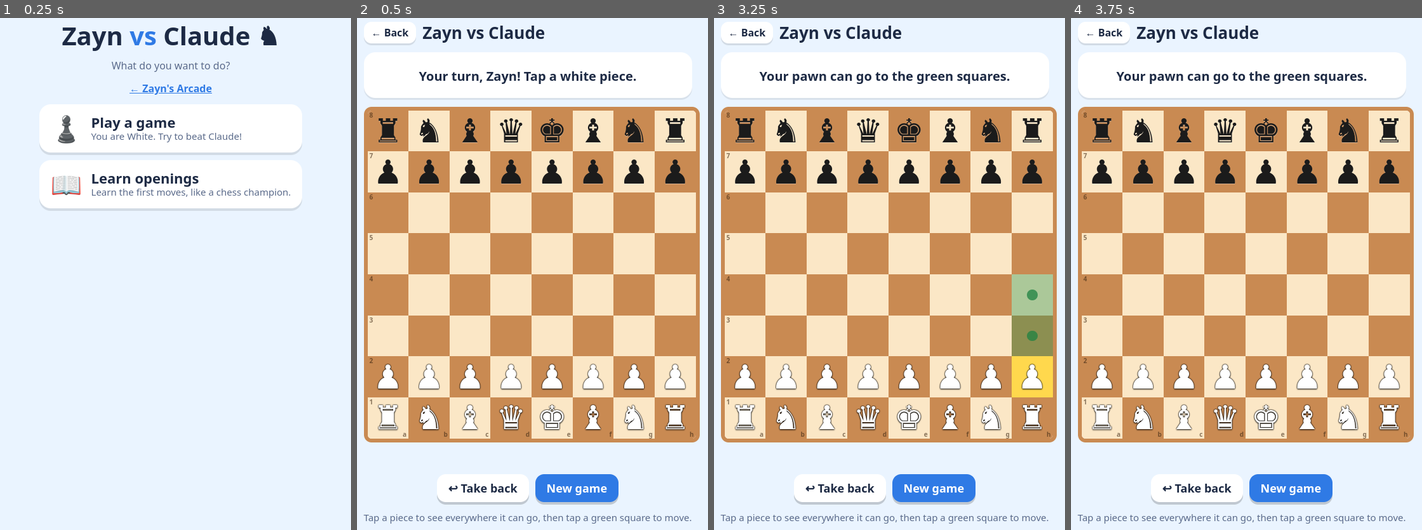
Above: before the commit, frames 1-4 (left to right).
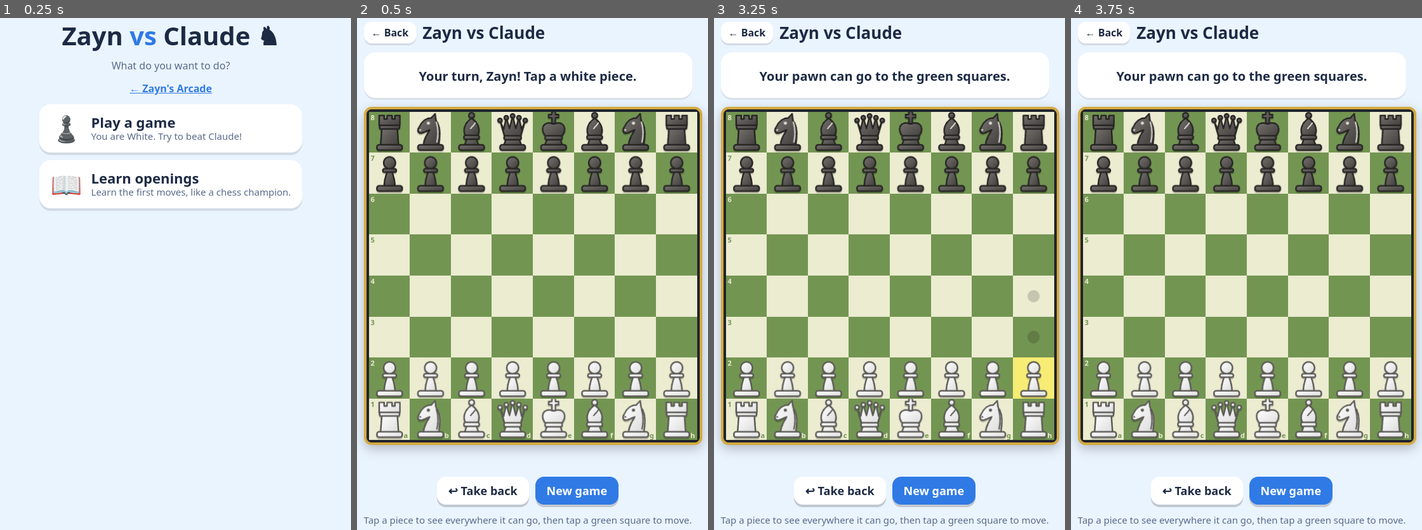
Above: after the commit, the same moments.

Repository: Fadil-88/zayn-games
Game: browser game, page chess/index.html
The game is run twice, just before and just after one commit, with the same random seed, the same clock (stepped at 60 frames per second) and the same inputs.
Inputs:
- Up to frame 1 (0.25 s): no input
- Up to frame 2 (0.5 s): click "♟️ Play a game You are White.…" at 0.27 s
- Up to frame 3 (3.25 s): click "New game" at 0.52 s; click "f3" at 1.27 s; click "d5" at 1.87 s; click "↩ Take back" at 2.02 s; click "♜︎" (after the commit: "h8 black rook") at 2.47 s; click "♟︎" (after the commit: "h2 white pawn") at 3.07 s
- Up to frame 4 (3.75 s): click "♚︎" (after the commit: "e8 black king") at 3.67 s

Frame 1 is identical in both runs. In frame 2, 44% of the frame differs, in the area x 1-99%, y 17-100%; in frame 3, 45%; in frame 4, 44%.

Commit message:
Chess: green board and new pieces, sliding moves, no flicker, Stop Scholar's Mate lessons
- Green/cream board in a gold frame with original cartoon-style SVG pieces
- Squares are built once and only their highlights change, so tapping no longer flickers
- Pieces slide to their new square (castling rooks too); captures fade out
- New opening: Stop Scholar's Mate, 3 lines played as Black on a turned-round board

Co-Authored-By: Claude Opus 5.5 <noreply@anthropic.com>
Claude-Session: https://claude.ai/code/session_01UcupZZHxKuq5yscdccFX5C

Diff:
--- a/chess/index.html
+++ b/chess/index.html
@@ -1820,23 +1820,29 @@
 #moveList{font-family:var(--display);font-size:16px;color:var(--muted);text-align:center;min-height:1.4em;line-height:1.4;overflow-wrap:anywhere}
 #moveList b{color:var(--fg)}
 .boardWrap{position:relative}
-.board{position:relative;display:grid;grid-template-columns:repeat(8,minmax(0,1fr));grid-template-rows:repeat(8,minmax(0,1fr));width:100%;aspect-ratio:1;max-width:100%;
-  border:6px solid var(--dark);border-radius:12px;overflow:hidden;user-select:none;touch-action:manipulation}
+/* Board: green and cream squares in a gold frame. Squares are built once; pieces live in their own layer and slide. */
+.board{--pad:4px;position:relative;display:grid;grid-template-columns:repeat(8,minmax(0,1fr));grid-template-rows:repeat(8,minmax(0,1fr));width:100%;aspect-ratio:1;max-width:100%;
+  border:4px solid #d4aa3f;padding:var(--pad);background:#20242c;border-radius:12px;box-shadow:0 6px 18px rgba(0,0,0,.25);user-select:none;touch-action:manipulation}
+.pieces,.arrows{position:absolute;inset:var(--pad);pointer-events:none}
+.arrows{z-index:3}
 #arrow{position:absolute;inset:0;width:100%;height:100%;pointer-events:none}
-.sq{position:relative;border:0;padding:0;margin:0;display:flex;align-items:center;justify-content:center;cursor:pointer;
-  font-size:clamp(28px,9.5vw,52px);line-height:1;font-family:"Segoe UI Symbol","Noto Sans Symbols 2","DejaVu Sans",serif}
-.sq.l{background:var(--light)} .sq.d{background:var(--dark)}
-.sq.last{box-shadow:inset 0 0 0 100px var(--last)}
-.sq.hint{box-shadow:inset 0 0 0 100px var(--shadow)}
-.sq.sel{box-shadow:inset 0 0 0 100px var(--sel)}
-.sq.check{box-shadow:inset 0 0 0 100px var(--check)}
+.sq{position:relative;border:0;padding:0;margin:0;display:flex;align-items:center;justify-content:center;cursor:pointer;border-radius:0}
+.sq.l{background:#ebecd0} .sq.d{background:#739552}
+.sq.l.last{background:#f5f682} .sq.d.last{background:#b9ca43}
+.sq.l.sel{background:#f7ec74} .sq.d.sel{background:#c2b934}
+.sq.check{background-image:radial-gradient(circle,#ff2d2d 0%,rgba(230,25,25,.85) 30%,rgba(200,0,0,0) 72%)}
 .sq:focus-visible{outline:3px solid var(--accent);outline-offset:-3px}
-.sq .w{color:#fff;text-shadow:0 0 2px #000,0 0 2px #000,0 2px 2px rgba(0,0,0,.4);position:relative;z-index:1}
-.sq .b{color:#1b1b1b;text-shadow:0 1px 0 rgba(255,255,255,.35);position:relative;z-index:1}
-.sq.hint::after{content:"";position:absolute;width:26%;height:26%;border-radius:50%;background:var(--dot)}
-.sq.hint.cap::after{width:86%;height:86%;background:transparent;border:5px solid var(--dot)}
-.coord{position:absolute;font-family:var(--body);font-size:10px;font-weight:700;opacity:.6;color:#3a2410;z-index:1}
-.coord.f{right:3px;bottom:2px}.coord.r{left:3px;top:2px}
+.sq.hint::after{content:"";position:absolute;width:30%;height:30%;border-radius:50%;background:rgba(0,0,0,.16);z-index:2}
+.sq.hint.cap::after{width:88%;height:88%;background:transparent;border:6px solid rgba(0,0,0,.16);box-sizing:border-box}
+.coord{position:absolute;font-family:var(--body);font-size:11px;font-weight:800;line-height:1}
+.sq.l .coord{color:#739552} .sq.d .coord{color:#ebecd0}
+.coord.f{right:3px;bottom:2px}.coord.r{left:3px;top:3px}
+.pc{position:absolute;left:0;top:0;width:12.5%;height:12.5%;transition:transform .24s cubic-bezier(.25,.75,.35,1);will-change:transform;z-index:1}
+.pc.noanim{transition:none}
+.pc.moving{z-index:2}
+.pc.gone{opacity:0;transition:opacity .18s .1s}
+.pc svg{display:block;width:100%;height:100%;filter:drop-shadow(0 2px 0 rgba(0,0,0,.22))}
+@media (prefers-reduced-motion:reduce){.pc{transition:none}}
 .btns{display:flex;gap:10px;flex-wrap:wrap;justify-content:center}
 button.big{font-family:var(--display);font-weight:700;font-size:18px;border:0;border-radius:14px;padding:10px 18px;cursor:pointer;
   background:var(--accent);color:var(--accent-fg);box-shadow:0 4px 0 rgba(0,0,0,.18)}
@@ -1847,13 +1853,15 @@
 button.big:focus-visible{outline:3px solid var(--fg);outline-offset:2px}
 .tip{color:var(--muted);text-align:center;font-size:15px;margin:0}
 .modeTag{font-family:var(--display);font-weight:700;font-size:14px;border-radius:999px;padding:2px 10px;background:var(--line);color:var(--fg);white-space:nowrap}
-@media (prefers-reduced-motion:no-preference){.sq{transition:background .15s}}
 html{-webkit-text-size-adjust:100%;touch-action:manipulation}
 button{-webkit-tap-highlight-color:transparent;touch-action:manipulation}
 .sq{-webkit-user-select:none;user-select:none;-webkit-touch-callout:none}
-.sq span{font-variant-emoji:text}
 </style>
 
+<svg width="0" height="0" style="position:absolute" aria-hidden="true"><defs>
+  <linearGradient id="zcW" x1="0" y1="0" x2="1" y2="1"><stop offset="0" stop-color="#ffffff"/><stop offset="1" stop-color="#dcdcdc"/></linearGradient>
+  <linearGradient id="zcB" x1="0" y1="0" x2="1" y2="1"><stop offset="0" stop-color="#77736f"/><stop offset="1" stop-color="#3f3d3b"/></linearGradient>
+</defs></svg>
 <div class="wrap">
   <!-- Home -->
   <section id="home" class="wrap" style="padding:0">
@@ -1983,11 +1991,67 @@
       ["Bh6#","CHECKMATE! The king has nowhere to go."]],
      ending:"The bishop checks the king. Your knight and other bishop guard every escape square!"},
    ]},
+  {id:"scholar", side:"b", name:"Stop Scholar's Mate", ico:"🛡️", blurb:"You play Black! Learn to stop the sneaky 4-move checkmate where White's queen and bishop attack f7.",
+   lines:[
+    {id:"sm-h5", name:"Line 1: Queen on h5", intro:"White's queen jumps to h5 and the bishop aims at f7. Block the attack!",
+     moves:[
+      ["e4","White grabs the middle."],
+      ["e5","You grab the middle too."],
+      ["Bc4","White's bishop aims at f7. That pawn is only guarded by your king."],
+      ["Nc6","Your knight comes out and guards your e5 pawn."],
+      ["Qh5","Danger! The queen attacks f7 too. White threatens Qxf7, checkmate!"],
+      ["g6","Block! Your pawn stops the queen's path to f7, and it attacks the queen."],
+      ["Qf3","The queen runs to f3 and attacks f7 AGAIN, down the f-file."],
+      ["Nf6","Block again! Your knight stands in the queen's way. f7 is safe."],
+      ["Ne2","White brings out a knight."],
+      ["Bg7","Your bishop comes out on the long diagonal. g6 made room for it."],
+      ["Nbc3","White brings out the other knight."],
+      ["O-O","Castle! Your king is safe in the corner. (Tap your king, then the square two to the right.)"]],
+     ending:"You stopped Scholar's Mate! Remember: when the queen and bishop both aim at f7, block the path or attack the queen."},
+    {id:"sm-f3", name:"Line 2: Queen on f3", intro:"This time the queen goes to f3. Block it, then guard f7 again.",
+     moves:[
+      ["e4","White grabs the middle."],
+      ["e5","You grab the middle too."],
+      ["Bc4","The bishop aims at f7."],
+      ["Nc6","Your knight comes out and guards e5."],
+      ["Qf3","The queen attacks f7 down the f-file. White threatens Qxf7, checkmate!"],
+      ["Nf6","Your knight blocks the f-file. The queen can't reach f7."],
+      ["Qb3","Sneaky! The queen hides behind the bishop. Now BOTH aim at f7 from the other side."],
+      ["Qe7","Your queen guards f7. Now f7 has two guards: your king and your queen."],
+      ["Nc3","White brings out a knight."],
+      ["Nd4","Your knight jumps forward and attacks White's queen!"]],
+     ending:"Your knight chases the queen away. A queen that comes out early can be chased by your pieces!"},
+    {id:"sm-trap", name:"Line 3: Catch the Queen 👑", intro:"Your knight on f6 guards h5. If the queen goes there, take it!",
+     moves:[
+      ["e4","White grabs the middle."],
+      ["e5","You grab the middle too."],
+      ["Bc4","The bishop aims at f7."],
+      ["Nf6","Your knight comes out. It guards h5, so the queen can't go there safely."],
+      ["Qh5","Oops! White's queen goes to h5 anyway."],
+      ["Nxh5","Your knight takes the queen! That's the most powerful piece."],
+      ["Bxf7+","White's bishop takes f7 and checks your king."],
+      ["Kxf7","Your king takes the bishop. You are way ahead now!"]],
+     ending:"Before you play a move, check which squares your pieces guard. Your knight caught a queen!"},
+   ]},
 ];
 
 // ===================== Helpers =====================
-const VS="\uFE0E"; // text style, so iPhones don't turn the pawn into an emoji
-const GLYPH={k:"♚"+VS,q:"♛"+VS,r:"♜"+VS,b:"♝"+VS,n:"♞"+VS,p:"♟"+VS};
+// Our own cartoon piece set, drawn in a 100x100 box. Parts are drawn back to front.
+const BASE='<rect x="22" y="78" width="56" height="12" rx="5"/>';
+const SKIRT='<path d="M36,64 H64 L70,80 H30 Z"/>';
+const PIECE_PARTS={
+  p:'<path d="M38,80 C38,66 42,54 45,46 H55 C58,54 62,66 62,80 Z"/>'+BASE+'<rect x="35" y="40" width="30" height="8" rx="4"/><circle cx="50" cy="27" r="13"/>',
+  r:'<path d="M33,40 H67 L70,80 H30 Z"/>'+BASE+'<rect x="28" y="34" width="44" height="9" rx="3"/><path d="M27,13 h11 v8 h6.5 v-8 h11 v8 h6.5 v-8 h11 v22 h-46 Z"/>',
+  b:'<path d="M40,64 H60 L66,80 H34 Z"/>'+BASE+'<path d="M50,19 C33,31 30,47 37,59 H63 C70,47 67,31 50,19 Z"/><rect x="33" y="57" width="34" height="9" rx="4"/><circle cx="50" cy="13" r="6"/><path class="dt" d="M58,30 L48,42"/>',
+  n:'<path d="M68,80 C70,62 74,40 62,24 L60,9 L51,19 C39,18 29,28 23,42 C20,48 24,54 31,52 C37,50 43,47 48,45 C42,55 35,65 34,80 Z"/>'+BASE+'<circle class="df" cx="45" cy="30" r="3.4"/><circle class="df" cx="27" cy="45" r="1.8"/><path class="dt" d="M63,28 C67,42 67,58 64,72"/>',
+  q:SKIRT+BASE+'<path d="M33,62 H67 L78,24 L70,44 L64,18 L57,42 L50,14 L43,42 L36,18 L30,44 L22,24 Z"/><rect x="31" y="58" width="38" height="9" rx="4"/>'+[[22,24],[36,18],[50,14],[64,18],[78,24]].map(([x,y])=>`<circle cx="${x}" cy="${y}" r="4.5"/>`).join(""),
+  k:SKIRT+BASE+'<path d="M50,32 C27,22 17,45 34,61 H66 C83,45 73,22 50,32 Z"/><rect x="31" y="58" width="38" height="9" rx="4"/><path d="M46,4 h8 v7 h7 v7 h-7 v13 h-8 v-13 h-7 v-7 h7 Z"/>',
+};
+function pieceSVG(c,t){
+  const w=c==="w", ink=w?"#5b5956":"#262524", det=w?"#5b5956":"#d9d5d0";
+  const parts=PIECE_PARTS[t].replace(/class="df"/g,`fill="${det}" stroke="none"`).replace(/class="dt"/g,`fill="none" stroke="${det}" stroke-width="3"`);
+  return `<svg viewBox="0 0 100 100" aria-hidden="true"><g transform="translate(50 56) scale(1.1) translate(-50 -56)" fill="url(#zc${w?"W":"B"})" stroke="${ink}" stroke-width="3.4" stroke-linejoin="round" stroke-linecap="round">${parts}</g></svg>`;
+}
 const NAME={k:"king",q:"queen",r:"rook",b:"bishop",n:"knight",p:"pawn"};
 const VAL={p:1,n:3,b:3,r:5,q:9,k:0};
 const $=id=>document.getElementById(id);
@@ -2002,36 +2066,91 @@
 // mode: "free" (normal game) | "learn" | "practice" | "playon" | "done"
 let game=new Chess(), mode="free", selected=null, hints=[], last=null, thinking=false;
 let lastMode="learn"; let opening=null, line=null, idx=0, wrong=0, usedHint=false, showArrow=null;
+let me="w"; // which colour Zayn plays (Black for the Scholar's Mate lessons); the board turns round when he is Black
+const COLOR={w:"White",b:"Black"};
 
 function show(id){ for(const s of ["home","menu","opening","play"]) $(s).hidden=(s!==id); window.scrollTo(0,0); }
 function setWhy(html){ $("why").innerHTML=html; }
 function setPrompt(t){ $("prompt").textContent=t; }
 
 // ===================== Board drawing =====================
-function render(){
+const FILES="abcdefgh";
+let flip=false, builtFlip=null, pieceEls={}, pendingAnim=[];
+const pieceLayer=document.createElement("div"); pieceLayer.className="pieces";
+const arrowLayer=document.createElement("div"); arrowLayer.className="arrows";
+// Squares are made once (and again only when the board turns round), so tapping never rebuilds the board.
+function buildBoard(){
   boardEl.innerHTML="";
-  const files="abcdefgh"; let kingInCheck=null;
-  if(game.in_check()) for(let r=1;r<=8;r++) for(const f of files){const p=game.get(f+r); if(p&&p.type==="k"&&p.color===game.turn()) kingInCheck=f+r;}
-  for(let r=8;r>=1;r--) for(let fi=0;fi<8;fi++){
-    const sq=files[fi]+r, p=game.get(sq);
-    const b=document.createElement("button");
+  const rows=flip?[1,2,3,4,5,6,7,8]:[8,7,6,5,4,3,2,1], cols=flip?[7,6,5,4,3,2,1,0]:[0,1,2,3,4,5,6,7];
+  rows.forEach((r,ri)=>cols.forEach((fi,ci)=>{
+    const sq=FILES[fi]+r, b=document.createElement("button");
     b.className="sq "+((fi+r)%2===1?"l":"d"); b.id="sq-"+sq;
-    if(last&&(sq===last.from||sq===last.to)) b.classList.add("last");
-    const h=hints.find(m=>m.to===sq);
-    if(h){ b.classList.add("hint"); if(h.captured) b.classList.add("cap"); }
-    if(sq===selected) b.classList.add("sel");
-    if(sq===kingInCheck) b.classList.add("check");
-    if(p){const s=document.createElement("span"); s.className=p.color; s.textContent=GLYPH[p.type]; b.appendChild(s);}
-    if(r===1){const c=document.createElement("span"); c.className="coord f"; c.textContent=files[fi]; b.appendChild(c);}
-    if(fi===0){const c=document.createElement("span"); c.className="coord r"; c.textContent=r; b.appendChild(c);}
-    b.setAttribute("aria-label",sq+(p?" "+(p.color==="w"?"white ":"black ")+NAME[p.type]:""));
+    if(ri===7){const c=document.createElement("span"); c.className="coord f"; c.textContent=FILES[fi]; b.appendChild(c);}
+    if(ci===0){const c=document.createElement("span"); c.className="coord r"; c.textContent=r; b.appendChild(c);}
     b.addEventListener("click",()=>tap(sq));
     boardEl.appendChild(b);
-  }
-  drawArrow(); drawMoveList();
+  }));
+  pieceLayer.innerHTML=""; pieceEls={};
+  boardEl.appendChild(pieceLayer); boardEl.appendChild(arrowLayer);
+  builtFlip=flip;
 }
-function sqXY(sq){ return [ "abcdefgh".indexOf(sq[0])+.5, 8-(+sq[1])+.5 ]; }
+function xy(sq){ const fi=FILES.indexOf(sq[0]), r=+sq[1]; return flip?[7-fi,r-1]:[fi,8-r]; }
+function place(el,sq){ const [x,y]=xy(sq); el.style.transform=`translate(${x*100}%,${y*100}%)`; }
+// Make a move on the game and remember how the pieces should slide
+function animOf(mv){
+  const a=[{from:mv.from,to:mv.to}], r=mv.from[1];
+  if(mv.flags.includes("k")) a.push({from:"h"+r,to:"f"+r});
+  if(mv.flags.includes("q")) a.push({from:"a"+r,to:"d"+r});
+  return a;
+}
+function play(m){ const mv=game.move(m); if(mv) pendingAnim.push(...animOf(mv)); return mv; }
+function takeBack(){ const mv=game.undo(); if(mv) pendingAnim.push(...animOf(mv).map(x=>({from:x.to,to:x.from}))); return mv; }
+function removePiece(el){ el.classList.add("gone"); setTimeout(()=>el.remove(),320); }
+function syncPieces(){
+  const old=pieceEls, moved={}, next={};
+  for(const m of pendingAnim){ const el=old[m.from]; if(!el) continue; delete old[m.from]; moved[m.to]=el; }
+  pendingAnim=[];
+  for(let r=1;r<=8;r++) for(const f of FILES){
+    const sq=f+r, p=game.get(sq);
+    let el=moved[sq]||null, sitting=old[sq]||null; delete old[sq];
+    if(el&&sitting){ removePiece(sitting); sitting=null; }       // captured
+    el=el||sitting;
+    if(!p){ if(el) removePiece(el); continue; }
+    const key=p.color+p.type;
+    if(el&&el.dataset.k!==key){
+      if(moved[sq]){ el.dataset.k=key; el.innerHTML=pieceSVG(p.color,p.type); } // promotion
+      else { removePiece(el); el=null; }
+    }
+    if(!el){
+      el=document.createElement("div"); el.className="pc noanim"; el.dataset.k=key; el.innerHTML=pieceSVG(p.color,p.type);
+      pieceLayer.appendChild(el); place(el,sq);
+      requestAnimationFrame(()=>requestAnimationFrame(()=>el.classList.remove("noanim")));
+    } else if(moved[sq]){
+      el.classList.remove("noanim"); el.classList.add("moving"); place(el,sq);
+      setTimeout(()=>el.classList.remove("moving"),280);
+    }
+    next[sq]=el;
+  }
+  for(const sq in old) removePiece(old[sq]);
+  pieceEls=next;
+}
+function render(){
+  if(builtFlip!==flip) buildBoard();
+  let kingInCheck=null;
+  if(game.in_check()) for(let r=1;r<=8;r++) for(const f of FILES){const p=game.get(f+r); if(p&&p.type==="k"&&p.color===game.turn()) kingInCheck=f+r;}
+  for(let r=1;r<=8;r++) for(const f of FILES){
+    const sq=f+r, b=document.getElementById("sq-"+sq), p=game.get(sq), h=hints.find(m=>m.to===sq);
+    b.classList.toggle("last",!!(last&&(sq===last.from||sq===last.to)));
+    b.classList.toggle("hint",!!h); b.classList.toggle("cap",!!(h&&h.captured));
+    b.classList.toggle("sel",sq===selected);
+    b.classList.toggle("check",sq===kingInCheck);
+    b.setAttribute("aria-label",sq+(p?" "+(p.color==="w"?"white ":"black ")+NAME[p.type]:""));
+  }
+  syncPieces(); drawArrow(); drawMoveList();
+}
+function sqXY(sq){ const [x,y]=xy(sq); return [x+.5,y+.5]; }
 function drawArrow(){
+  arrowLayer.innerHTML="";
   if(!showArrow) return;
   const [x1,y1]=sqXY(showArrow.from), [x2,y2]=sqXY(showArrow.to);
   const dx=x2-x1, dy=y2-y1, len=Math.hypot(dx,dy), ux=dx/len, uy=dy/len;
@@ -2039,7 +2158,7 @@
   const svg=`<svg id="arrow" viewBox="0 0 8 8" preserveAspectRatio="none" aria-hidden="true">
     <line x1="${x1+ux*.2}" y1="${y1+uy*.2}" x2="${ex}" y2="${ey}" stroke="rgba(30,160,70,.85)" stroke-width=".22" stroke-linecap="round"/>
     <polygon points="${x2},${y2} ${ex-uy*.32},${ey+ux*.32} ${ex+uy*.32},${ey-ux*.32}" fill="rgba(30,160,70,.95)"/></svg>`;
-  boardEl.insertAdjacentHTML("beforeend",svg);
+  arrowLayer.innerHTML=svg;
 }
 function drawMoveList(){
   const h=game.history(); if(!h.length){ $("moveList").innerHTML=""; return; }
@@ -2054,11 +2173,11 @@
 
 // ===================== Tapping pieces =====================
 function tap(sq){
-  if(thinking||mode==="done"||game.game_over()||game.turn()!=="w") return;
+  if(thinking||mode==="done"||game.game_over()||game.turn()!==me) return;
   const p=game.get(sq);
   const h=hints.find(m=>m.to===sq);
   if(h&&selected){ tryMove(selected,sq); return; }
-  if(p&&p.color==="w"){
+  if(p&&p.color===me){
     selected=sq; hints=game.moves({square:sq,verbose:true});
     if(mode==="free"||mode==="playon")
       setPrompt(hints.length?`Your ${NAME[p.type]} can go to the green squares.`:`That ${NAME[p.type]} can't move right now. Try another!`);
@@ -2066,7 +2185,7 @@
   render();
 }
 function tryMove(from,to){
-  const mv=game.move({from,to,promotion:"q"});
+  const mv=play({from,to,promotion:"q"});
   selected=null; hints=[];
   if(!mv){ render(); return; }
   if(mode==="learn"||mode==="practice") return bookCheck(mv);
@@ -2097,7 +2216,7 @@
     s-=worst*.8; game.undo();
     if(s>bestScore){bestScore=s;best=m;}
   }
-  const mv=game.move(best); last=mv; thinking=false; render();
+  const mv=play(best); last=mv; thinking=false; render();
   if(endCheck()) return;
   let t=`I moved my ${NAME[mv.piece]} to ${mv.to}.`;
   if(mv.captured) t=`I got your ${NAME[mv.captured]}! 😄`;
@@ -2106,7 +2225,7 @@
 }
 function endCheck(){
   if(game.in_checkmate()){
-    setPrompt(game.turn()==="b"?"CHECKMATE! You WIN, Zayn! 🏆🎉":"Checkmate! I win this time. Want to play again? 🙂"); return true; }
+    setPrompt(game.turn()!==me?"CHECKMATE! You WIN, Zayn! 🏆🎉":"Checkmate! I win this time. Want to play again? 🙂"); return true; }
   if(game.in_draw()||game.in_stalemate()){ setPrompt("It's a tie! Good game! 🤝"); return true; }
   return false;
 }
@@ -2117,6 +2236,7 @@
 }
 function startLine(op,ln,m){
   opening=op; line=ln; mode=m; lastMode=m; idx=0; track("chess-"+m+"-"+ln.id); wrong=0; usedHint=false;
+  me=op.side||"w"; flip=me==="b";
   game=new Chess(); startFen=game.fen(); last=null; selected=null; hints=[]; showArrow=null; thinking=false;
   $("playTitle").textContent=ln.name.replace(/^Line \d+: /,"");
   $("modeTag").hidden=false; $("modeTag").textContent=m==="learn"?"Learn":"Practice";
@@ -2130,15 +2250,15 @@
   showArrow=null;
   if(idx>=line.moves.length){ finishLine(); return; }
   const [san]=line.moves[idx];
-  if(game.turn()==="w"){
+  if(game.turn()===me){
     wrong=0;
     if(mode==="learn"){ showArrow=bookMoveSquares(san); setPrompt("Your move! Follow the green arrow."); }
-    else setPrompt(`Your move! What does White play on move ${Math.floor(idx/2)+1}?`);
+    else setPrompt(`Your move! What does ${COLOR[me]} play on move ${Math.floor(idx/2)+1}?`);
     render();
   } else {
     thinking=true; setPrompt("Claude is thinking…"); render();
     setTimeout(()=>{
-      const mv=game.move(san); last=mv; thinking=false;
+      const mv=play(san); last=mv; thinking=false;
       setWhy(`<span class="mv">${moveLabel(mv)}</span> ${line.moves[idx][1]}`);
       idx++; nextStep();
     },1100);
@@ -2151,7 +2271,7 @@
     setWhy(`<span class="ok">✓ Yes!</span> <span class="mv">${moveLabel(mv)}</span> ${why}`);
     nextStep(); return;
   }
-  game.undo(); wrong++;
+  game.undo(); pendingAnim=[]; wrong++;
   if(mode==="learn"){
     setWhy(`<span class="no">Not that one!</span> Follow the green arrow.`);
   } else if(wrong>=2){
@@ -2172,7 +2292,7 @@
     msg="You finished it! Try again with no hints to earn a ⭐";
   } else msg="You finished the line! Now try it in Practice mode for a ⭐";
   const mate=game.in_checkmate();
-  setWhy((mate?`<span class="ok">CHECKMATE! 🎃🏆</span> `:`<span class="ok">Line complete! 🎉</span> `)+line.ending);
+  setWhy((mate?`<span class="ok">CHECKMATE! ${opening.ico}🏆</span> `:`<span class="ok">Line complete! 🎉</span> `)+line.ending);
   setPrompt(msg);
   mode="done"; showArrow=null; render();
   $("endBtns").hidden=false; $("playOn").hidden=mate||game.game_over();
@@ -2182,7 +2302,7 @@
   mode="playon"; $("endBtns").hidden=true; $("playBtns").hidden=false; $("modeTag").textContent="Play on";
   $("playTip").hidden=false; $("playTip").textContent="Now it's a real game! Tap a piece to see everywhere it can go.";
   render();
-  if(game.turn()==="b"){ setPrompt("Claude is thinking…"); thinking=true; setTimeout(claudeMove,700); }
+  if(game.turn()!==me){ setPrompt("Claude is thinking…"); thinking=true; setTimeout(claudeMove,700); }
   else setPrompt("Your turn, Zayn! Keep the attack going!");
 }
 
@@ -2192,7 +2312,7 @@
   for(const op of OPENINGS){
     const got=op.lines.filter(l=>stars[op.id+":"+l.id]).length;
     const b=document.createElement("button"); b.className="choice";
-    b.innerHTML=`<span class="ico">${op.ico}</span><span><b>${op.name}</b><small>${op.lines.length} lines · ${got} of ${op.lines.length} ⭐</small></span>`;
+    b.innerHTML=`<span class="ico">${op.ico}</span><span><b>${op.name}</b><small>${op.side==="b"?"You play Black · ":""}${op.lines.length} lines · ${got} of ${op.lines.length} ⭐</small></span>`;
     b.addEventListener("click",()=>openOpening(op));
     $("openingList").appendChild(b);
   }
@@ -2217,6 +2337,7 @@
 function track(name){ try{ if(window.goatcounter&&window.goatcounter.count) window.goatcounter.count({path:name,title:name,event:true}); }catch(e){} }
 function newFreeGame(){
   track("chess-game-started");
+  me="w"; flip=false;
   game=new Chess(); startFen=game.fen(); mode="free"; selected=null; hints=[]; last=null; thinking=false; showArrow=null;
   $("playTitle").textContent="Zayn vs Claude"; $("modeTag").hidden=true;
   $("playBtns").hidden=false; $("endBtns").hidden=true; $("playTip").hidden=false;
@@ -2236,7 +2357,7 @@
 $("newGame").addEventListener("click",()=>{ if(mode==="playon") openOpening(opening); else newFreeGame(); });
 $("undo").addEventListener("click",()=>{
   if(thinking||game.history().length<1) return;
-  game.undo(); if(game.turn()==="b") game.undo();
+  takeBack(); if(game.turn()!==me&&game.history().length) takeBack();
   selected=null; hints=[]; last=null; render(); setWhy(""); setPrompt("Okay, try again! Your turn.");
 });
 $("playOn").addEventListener("click",playOn);
